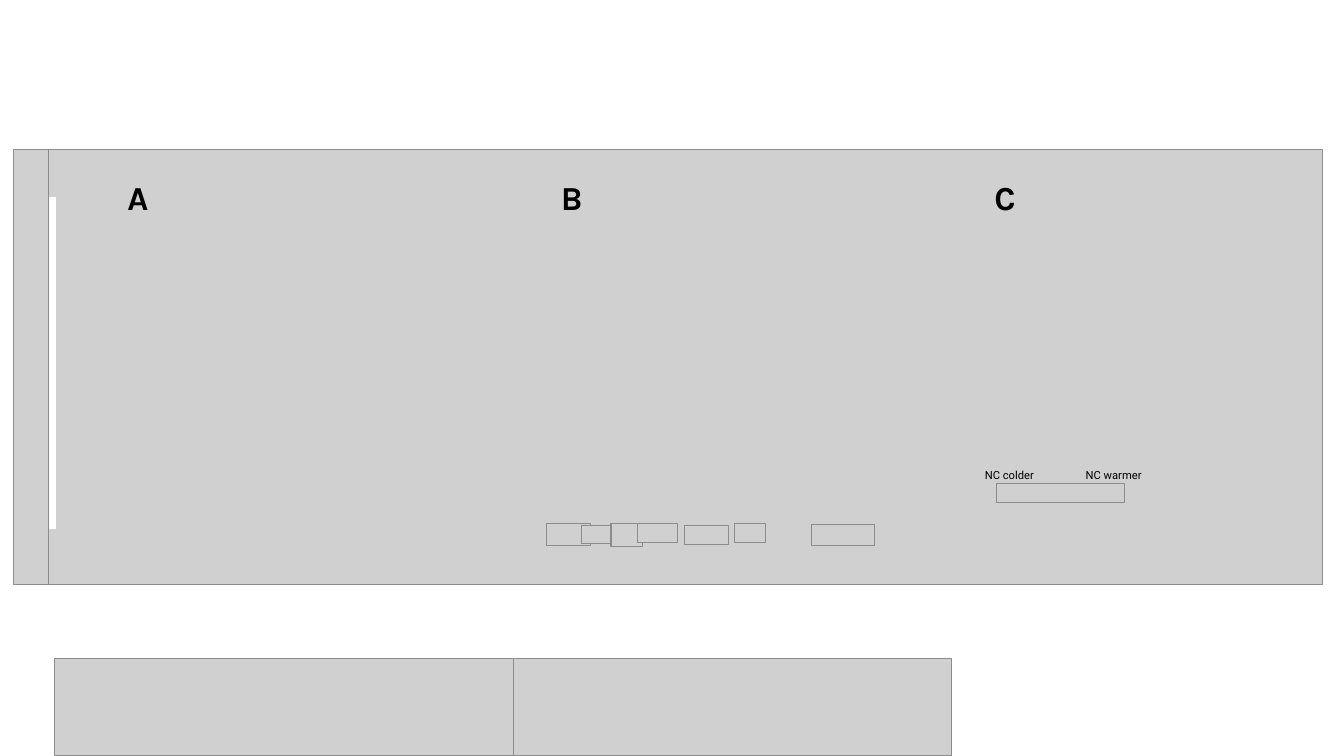
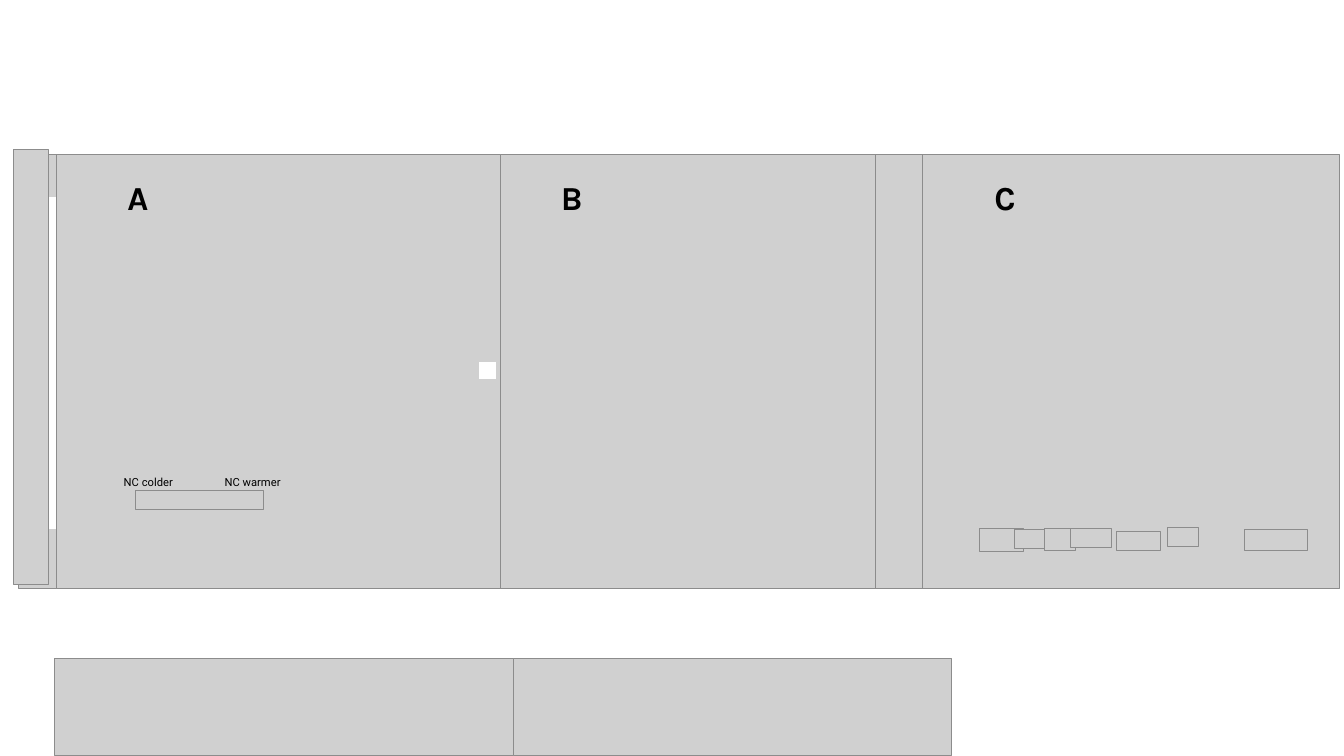
Before and after one commit to hurlbertlab/mbbs-analysis, a slide deck: slide 1 of figures/ch1_figures.pptx. Drawn at 1344x756 pixels with LibreOffice and Linux fonts; fonts in the diff are those of the drawing; grey boxes stand for pictures; background and template pictures are left out. Boxes give left, top, right and bottom in pixels: in the first picture for what was removed or moved away, otherwise in the second. Text is boxed around its words. In the diff, an @@ line names an element or a change of style, - is before the commit and + after.

```diff
--- a/figures/ch1_figures.pptx
+++ b/figures/ch1_figures.pptx
@@ picture moved from (x1=20, y1=150, x2=1323, y2=585) to (x1=19, y1=154, x2=1322, y2=589) @@
@@ picture added at (x1=56, y1=154, x2=501, y2=589) @@
@@ picture added at (x1=488, y1=154, x2=875, y2=589) @@
@@ picture added at (x1=923, y1=154, x2=1339, y2=589) @@
@@ rectangle added at (x1=481, y1=363, x2=495, y2=378), fill #FFFFFF, outline #FFFFFF 1.5 pt @@
@@ 2 texts, 1 picture moved together from (x1=985, y1=470, x2=1142, y2=503) to (x1=124, y1=477, x2=281, y2=510) @@
@@ picture moved from (x1=685, y1=526, x2=729, y2=544) to (x1=1117, y1=532, x2=1162, y2=551) @@
@@ 5 pictures moved together from (x1=546, y1=523, x2=765, y2=546) to (x1=980, y1=528, x2=1199, y2=552) @@
@@ picture moved from (x1=812, y1=525, x2=875, y2=546) to (x1=1244, y1=529, x2=1308, y2=551) @@
```
Also in this commit, not shown: 1 other file.
